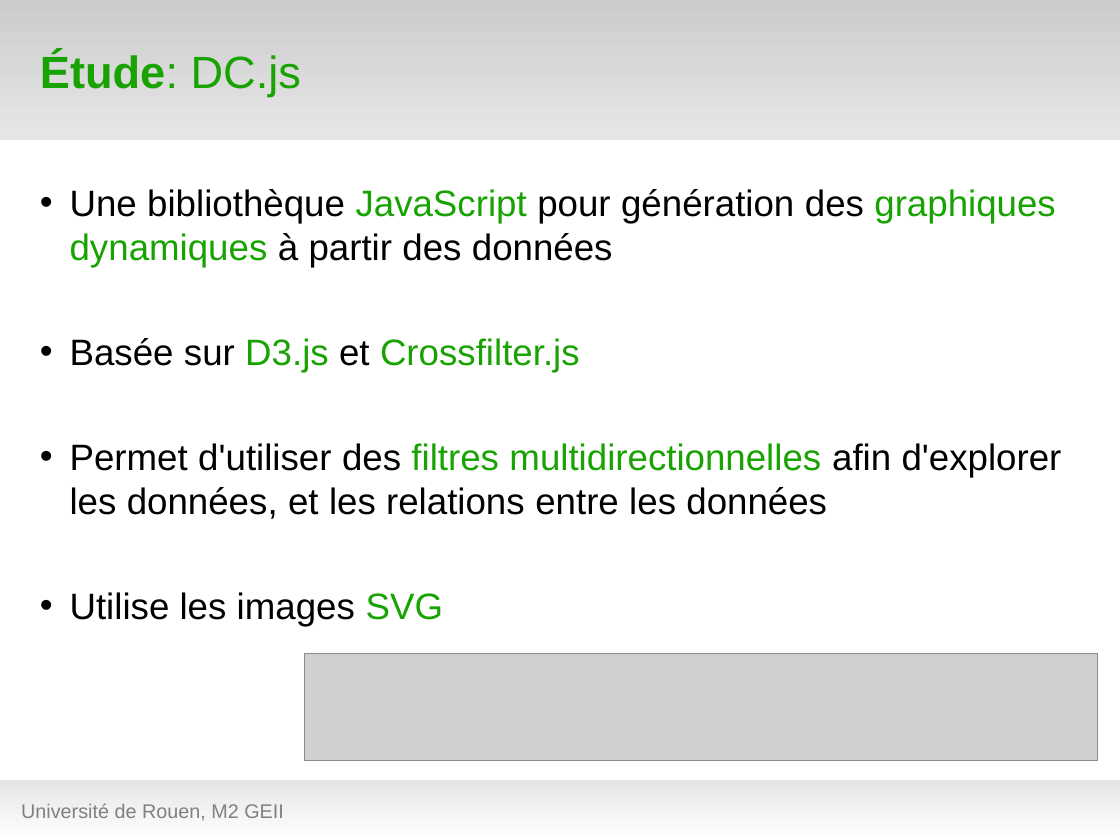
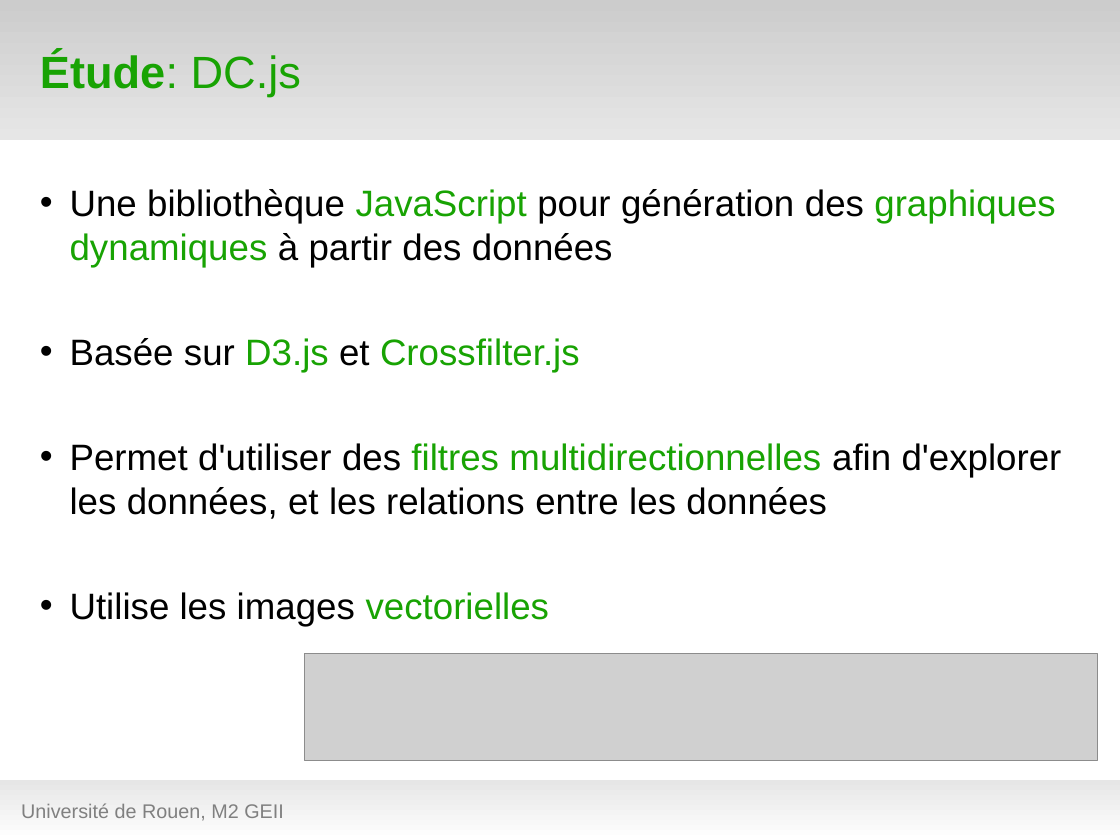
Before and after one commit to hanzenok/dataexp, a slide deck: slide 11 of presentation/test_green7.odp. Drawn at 1120x840 pixels with LibreOffice and Linux fonts; fonts in the diff are those of the drawing; grey boxes stand for pictures; background and template pictures are left out. Boxes give left, top, right and bottom in pixels: in the first picture for what was removed or moved away, otherwise in the second. Text is boxed around its words. In the diff, an @@ line names an element or a change of style, - is before the commit and + after.

Commit message:
Presentation and speech

```diff
--- a/presentation/test_green7.odp
+++ b/presentation/test_green7.odp
@@ text at <box>70,592,549,626</box>: text changed @@
-• Utilise les images SVG
+• Utilise les images vectorielles
```
Also in this commit, not shown: 10 other files.
